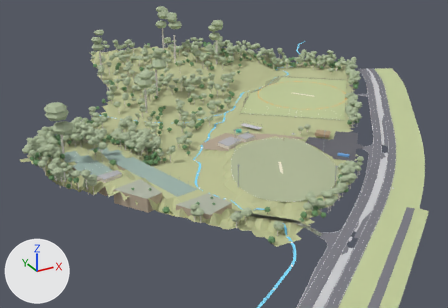
An edit to the glTF model KHFR_stage1_summer.glb, drawn before and after from the same camera.
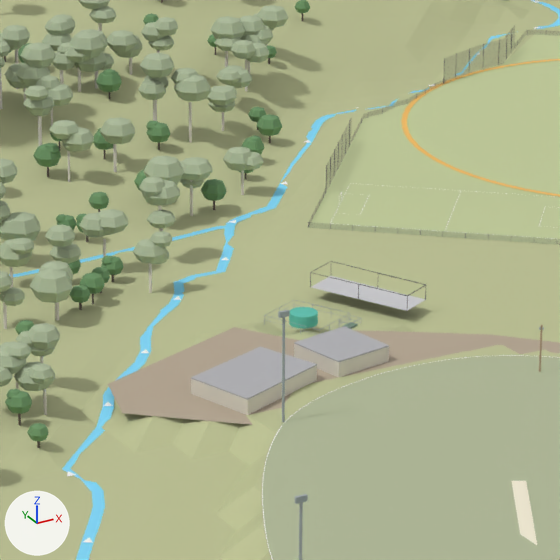
Old and new are each drawn from a 50 mm lens placed at (-309.9, -559.4, 223.0), pointed at (-60.0, -105.1, -4.2) and again close up on the part from 40% to 64% of the width and 23% to 57% of the height. Every picture has the same lights, and +X, +Y and +Z are marked at lower left. The older version's two pictures come first.

In view in the first close-up: 'Bushland forest (euc_can)', 'Bushland forest (euc_trunk)', 'Bushland forest (wat_can)', 'Existing Ground 1 (worn turf)', 'Existing change rooms roof', 'Existing club room roof', 'Existing dirt parking and road', 'Existing main club room', 'Montrose drain (main, graded 144 m entry)', 'Reserve terrain', 'fence_N_straight wall', 'field N flatgrass' and 21 more.
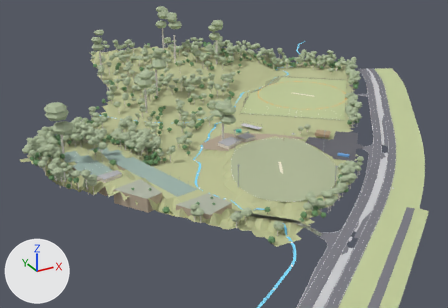
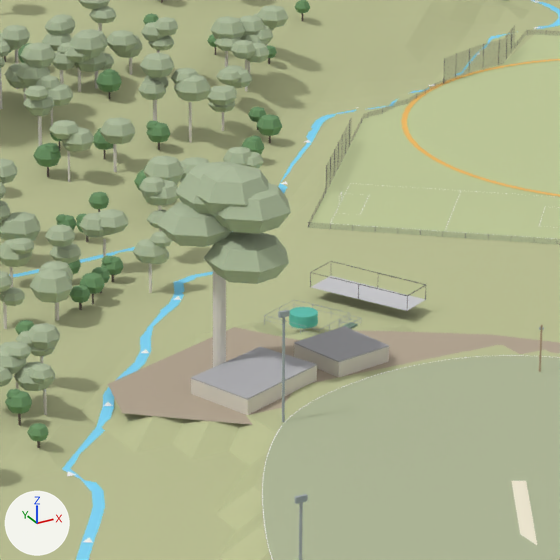
Patch to the scene script:
```diff
--- a/KHFR_stage1_summer.glb.py
+++ b/KHFR_stage1_summer.glb.py
@@ me_sydney_blue_gum_canopy @@
+me_sydney_blue_gum_canopy.from_pydata(...)  # 115 vertices, 210 faces; spans x -64.5..-44.1, y -106.0..-84.3, z 21.4..41.7
+me_sydney_blue_gum_canopy.materials.append(mat_euc_can)  # greyish green #adbc9b
@@ me_sydney_blue_gum__existing___40_m @@
+me_sydney_blue_gum__existing___40_m.from_pydata(...)  # 21 vertices, 30 faces; spans x -56.5..-54.2, y -95.6..-93.4, z 2.5..28.5
+me_sydney_blue_gum__existing___40_m.materials.append(mat_euc_trunk)  # light grey #ddd8d0
@@ ob_sydney_blue_gum_canopy @@
+ob_sydney_blue_gum_canopy = bpy.data.objects.new('Sydney blue gum canopy', me_sydney_blue_gum_canopy)
+ob_sydney_blue_gum_canopy.location = (0.0, 0.0, 0.0)
@@ ob_sydney_blue_gum__existing___40_m @@
+ob_sydney_blue_gum__existing___40_m = bpy.data.objects.new('Sydney blue gum (existing, ~40 m)', me_sydney_blue_gum__existing___40_m)
+ob_sydney_blue_gum__existing___40_m.location = (0.0, 0.0, 0.0)
```

What differs and where, as boxes [x1, y1, x2, y2] in the close-ups (560 x 560 px):
'Sydney blue gum canopy', added: after [157, 161, 291, 284]
'Sydney blue gum (existing, ~40 m)', added: after [213, 244, 226, 367]
